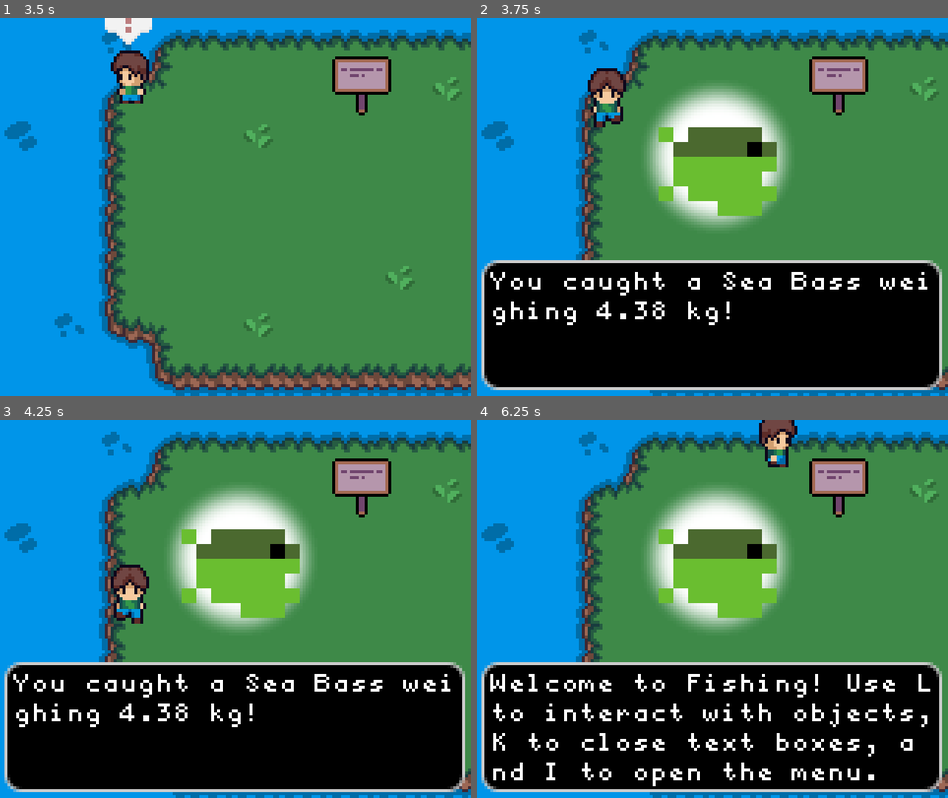
Above: before the commit, frames 1-4 (two rows, left to right).
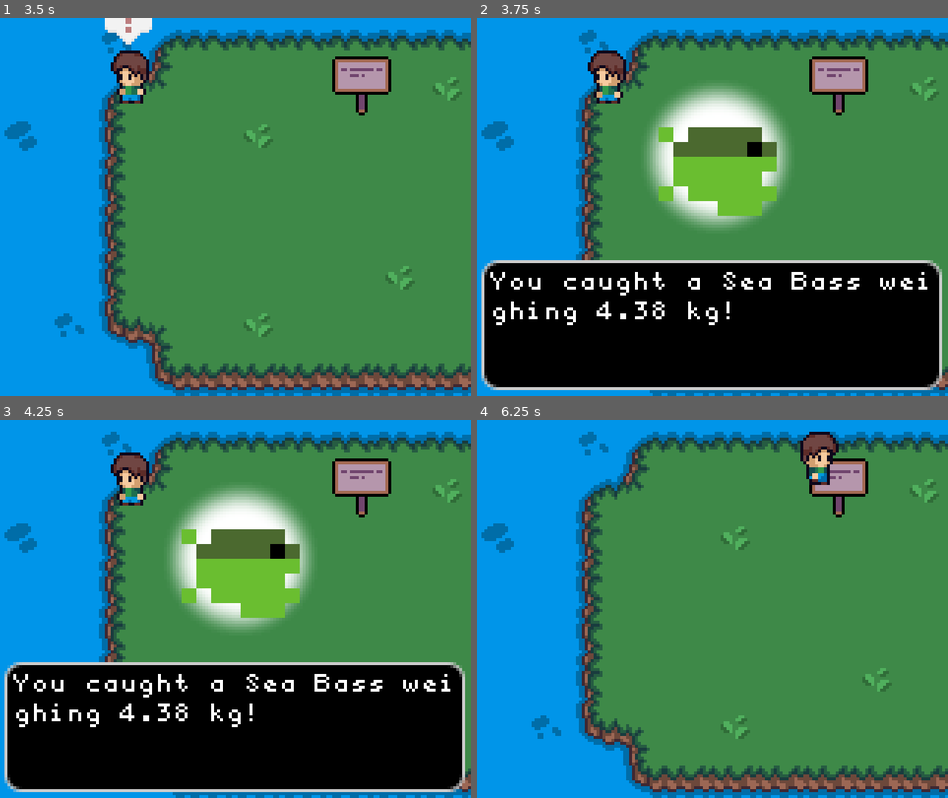
Above: after the commit, the same moments.

Repository: ColinVanderMeer/UntitledFishingGameGodot
Game: Godot game, scene res://mainIsland.tscn
Two runs of this game, one before a commit and one after it. Both use one fixed random seed, a clock stepped at 60 frames per second and the inputs below. The project has no main scene, so this scene is started directly.
Inputs:
- Up to frame 1 (3.5 s): tap Enter at 0.5 s; hold Up (ui_up) 0.53-2.03 s; tap E (interact) every 0.75 s from 0.6 to 2.85 s; hold Left (ui_left) from 2.03 s (still down)
- Up to frame 2 (3.75 s): release Left (ui_left) at 3.53 s; hold Down (ui_down) from 3.53 s (still down); tap E (interact) at 3.6 s
- Up to frame 3 (4.25 s): keep holding Down (ui_down)
- Up to frame 4 (6.25 s): release Down (ui_down) at 4.28 s; hold Right (ui_right) 4.28-5.03 s; tap E (interact) at 4.35, 5.1, 5.85 s; hold Up (ui_up) 5.03-5.78 s; hold Right (ui_right) from 5.78 s (still down)

Frame 1 is identical in both runs. In frame 2, 1.3% of the frame differs, in the area x 23-32%, y 8-29%; in frame 3, 1.8%; in frame 4, 44%, in the area x 0-99%, y 0-99%.

Commit message:
Add save file code

Diff:
--- a/global.gd
+++ b/global.gd
@@ -1,4 +1,6 @@
 extends Node
+
+const SAVE_FILE ="user://save_file.save"
 
 var interact = false # I should add a punch card...
 var player_spawn_position = Vector2.ZERO
@@ -29,3 +31,50 @@
 	fish_list.at_fish:      {"name": "@Fish", "weight": Vector2(0.1, 1.0), "texture": "res://assets/Fish/at_fish.png"},
 	fish_list.magical_frog: {"name": "Magical Frog", "weight": Vector2(0.2, 0.8), "texture": "res://assets/Fish/magical_frog.png"}
 }
+
+var player_save_data = [
+	fish_max_weight,
+	player_money
+]
+
+var player_money = 0
+
+var fish_max_weight = {
+	fish_list.clown: 0,
+	fish_list.cod: 0,
+	fish_list.salmon: 0,
+	fish_list.pufferfish: 0,
+	fish_list.tuna: 0,
+	fish_list.sea_bass: 0,
+	fish_list.catfish: 0,
+
+	fish_list.pig_fish: 0,
+	fish_list.singing_fish: 0,
+	fish_list.machine_fish: 0,
+	fish_list.drimp: 0,
+	fish_list.shark: 0,
+
+	fish_list.orpheus: 0,
+	fish_list.at_fish: 0,
+	fish_list.magical_frog: 0
+}
+
+func save_data():
+	player_save_data = [fish_max_weight, player_money]
+	var file = FileAccess.open(SAVE_FILE, FileAccess.WRITE)
+	file.store_var(player_save_data)
+	file.close()
+
+func load_data():
+	if not FileAccess.file_exists(SAVE_FILE):
+		save_data()
+	var file = FileAccess.open(SAVE_FILE, FileAccess.READ)
+	player_save_data = file.get_var()
+	# If the save file is not the correct length, reset it to prevent out of bounds errors
+	if len(player_save_data) < 1:
+		player_save_data = [fish_max_weight, player_money]
+		save_data()
+	file.close()
+
+	fish_max_weight = player_save_data[0]
+	player_money = player_save_data[1]
--- a/player.gd
+++ b/player.gd
@@ -20,6 +20,7 @@
 
 var fishing = false
 var fish_hooked = false
+var fish_box_up = false
 
 func _ready():
 	if Global.player_spawn_position != Vector2.ZERO:
@@ -72,21 +73,24 @@
 	var fish_info = Global.fish_data[fish_caught]
 	var fish_weight = generate_fish_weight(fish_caught)
 
+	if Global.fish_max_weight[fish_caught] < fish_weight:
+		Global.fish_max_weight[fish_caught] = fish_weight
+
 	textBoxLabel.text = "You caught a %s weighing %.2f kg!" % [fish_info.name, fish_weight]
 	textBox.visible = true
 
-	print(fish_caught)
-	print(str(fish_caught))
-
 	textBoxFishSprite.texture = load(fish_info.texture)
 	textBoxFishSprite.visible = true
 
 
-	Global.interact = false
+	fishing = false
 	fish_hooked = false
 	fishAlert.visible = false
-	fishing = false
 	fishTimer.stop()
+
+	fish_box_up = true
+
+
 
 func select_fish():
 	var common_fish = [
@@ -191,6 +195,7 @@
 func execute_interaction():
 	if all_interactions:
 		var current_interaction = all_interactions[0]
+		print(Global.fish_max_weight)
 		match current_interaction.interact_type:
 			"print_text": print(current_interaction.interact_value)
 
@@ -204,12 +209,16 @@
 					Global.interact = true
 
 			"fish_area":
-				if Global.interact:
-					if fish_hooked:
+				if Global.interact: # If fishing
+					if fish_hooked && !fish_box_up:
 						catch_fish()
-					else:
+					else: # Stop fishing
 						Global.interact = false
 						fishing = false
-				else:
+
+						textBoxFishSprite.visible = false
+						textBox.visible = false
+						fish_box_up = false
+				else: # Start fishing
 					Global.interact = true
 					fishing = true
